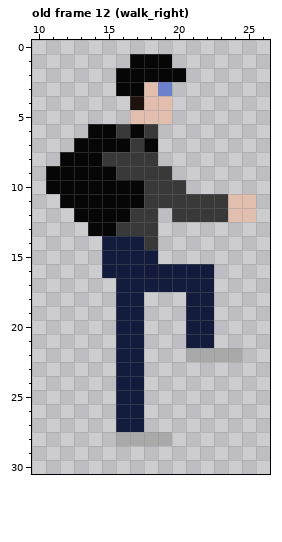
Pixel-art file, stored at art/aseprite_files/biker.aseprite. Above: the version before the commit.
32x32 pixels, 15 frames. Shown: old frame 12 (walk_right): x 10..26, y 0..30. The commit also changed other frames, which this record leaves out.
After the commit:
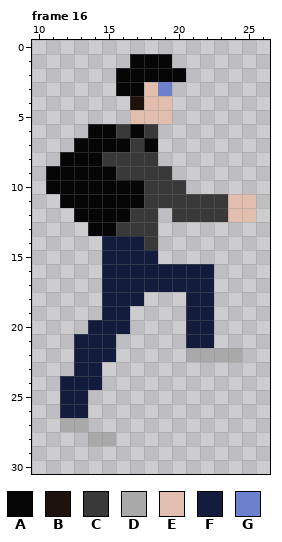
Palette (. is transparent): A #060606  B #1e120d  C #393939  D #a9a9a9  E #e1beae  F #131c3c  G #6c81cd
A new or re-ordered frame is compared with the old frame closest to it.
The exact change:
frames 15 -> 16
Changed rows in their new state; - is an unchanged pixel.
Frame 16 is new; against old frame 12 (walk_right), layer "Human":
first column x 12:
17 ---F----
18 ---F----
19 ---F-.--
20 --FF-.--
21 -FFF..--
22 -FFF..--
23 -FF-..--
24 FFF-..--
25 FF--..--
26 FF--..--
27 DD--..--
28 --DD....
